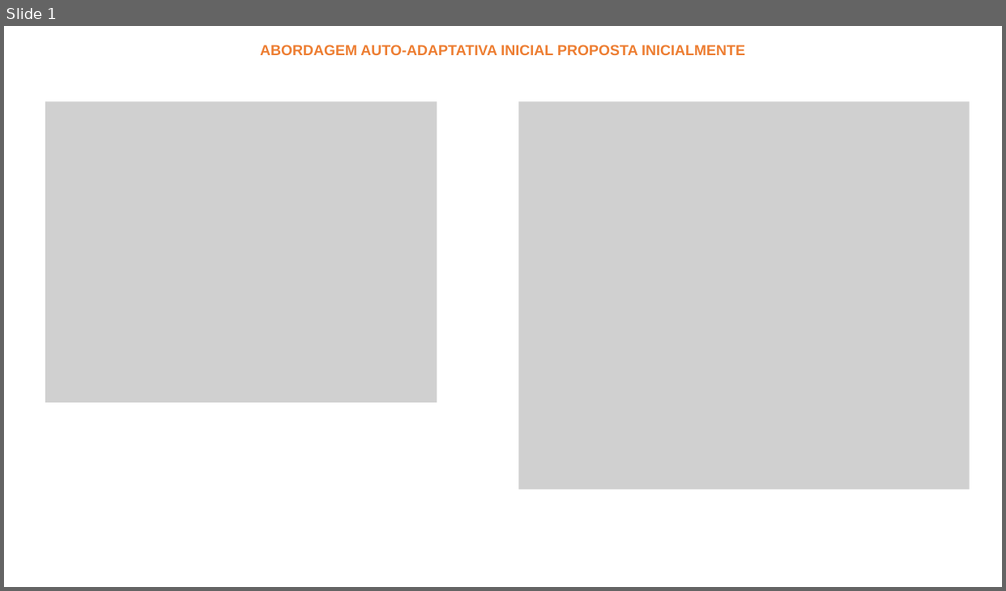
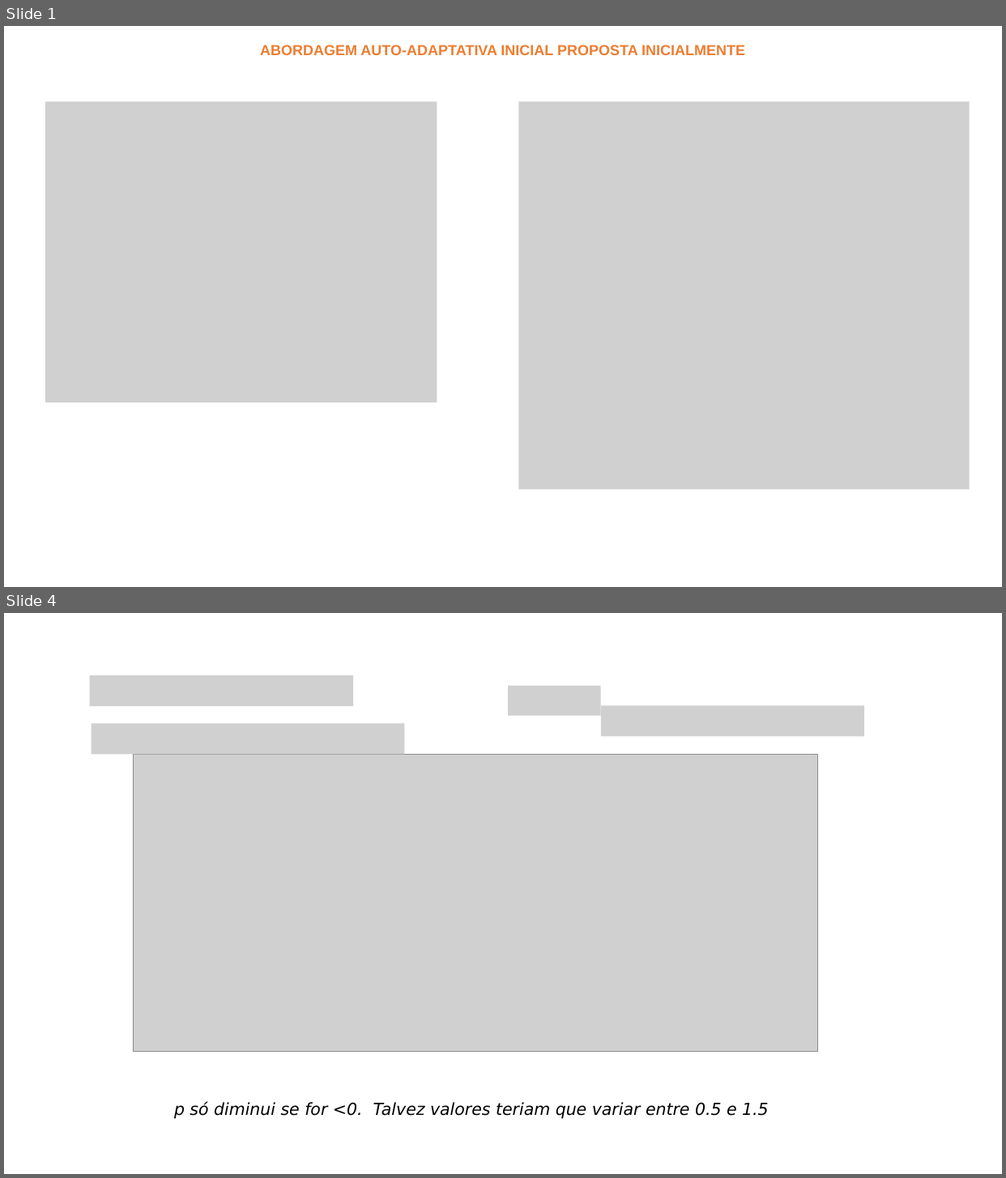
Before and after one commit to leobeckerdaluz/GEO_OptimizationAlgorithms, a slide deck: abordagems_autoadaptativas.pptx. Shown one above the other, each under a label of ours: slide 1 before the commit, slides 1 and 4 after it; the slides between them are not shown. The pictures are 1006x591 and 1006x1178 pixels, drawn with LibreOffice and Linux fonts; fonts in the diff are those of the drawing; grey boxes stand for pictures. Boxes give left, top, right and bottom in pixels: in the first picture for what was removed or moved away, otherwise in the second. Text is boxed around its words. In the diff, an @@ line names an element or a change of style, - is before the commit and + after.

```diff
--- a/abordagems_autoadaptativas.pptx
+++ b/abordagems_autoadaptativas.pptx
@@ slide 4 added at [4, 613, 1002, 1174], background #FFFFFF @@
@@ picture added at [89, 675, 353, 706] @@
@@ picture added at [508, 686, 601, 716] @@
@@ picture added at [601, 706, 864, 736] @@
@@ picture added at [91, 724, 405, 755] @@
@@ picture added at [134, 755, 818, 1052] @@
@@ text added at [174, 1101, 769, 1119], 16 pt, text #000000, italic @@
+p só diminui se for <0. Talvez valores teriam que variar entre 0.5 e 1.5
```
Also in this commit, not shown: 3 other slides added, 8 other files.
